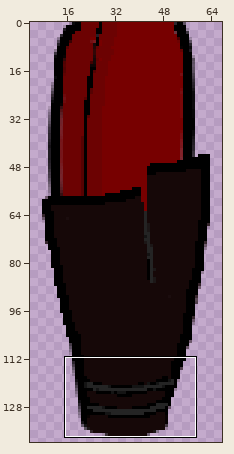
Sprite sheet: Assets/Sprites/chan 1_d1.png. Above: a wide view before the commit, with the close-up outlined.
Close-up. As it was:
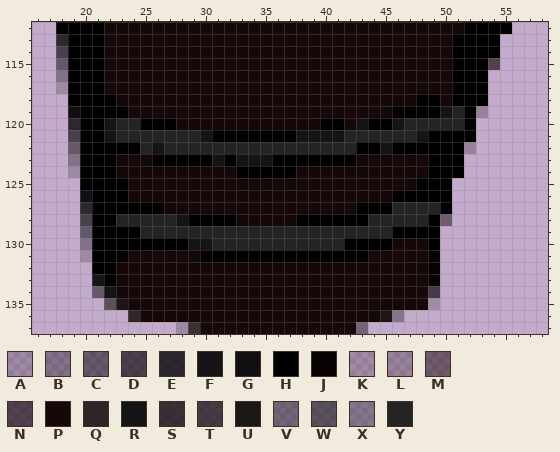
The file is 70x140 pixels. Pixels under 10% opacity are left out. Colours within 5 levels of each other are drawn and written as one. Shown: x 16..58, y 112..137. The wide view leaves out empty margins. The commit also changed other parts of the picture, which this record leaves out.
Palette (. is transparent): A #00000032  B #00000056  C #0000007b  D #0000009f  E #000000c4  F #000000e0  G #000000e8  H #000000  J #080202  K #16080832  L #16080840  M #1608087d  N #160808a5  P #160808  Q #180e0eda  R #141414  S #181212cd  T #1a1414bd  U #1c1717  V #201d1d7f  W #1f1f1fa3  X #24242464  Y #242424
Pixels before, first column x 18:
112 HHHHPPPPPPPPPPPPPPPPPPPPPPPPPPPPPPHHHH
113 EHHHPPPPPPPPPPPPPPPPPPPPPPPPPPPPPHHHH.
114 DHHHPPPPPPPPPPPPPPPPPPPPPPPPPPPPPHHHH.
115 CHHHPPPPPPPPPPPPPPPPPPPPPPPPPPPPPHHHN.
116 BHHHPPPPPPPPPPPPPPPPPPPPPPPPPPPPPHHH..
117 AHHHPPPPPPPPPPPPPPPPPPPPPPPPPPPPPHHH..
118 .HHHHPPPPPPPPPPPPPPPPPPPPPPPPPHHPHHH..
119 .GHHHHPPPPPPPPPPPPPPPPPPPPPPHHHHRYHL..
120 .EHHRYYHHHPPPPPPPPPPPPHHPRHHRYYYYYH...
121 .DHHRYYYYYYYRHHHHHHHRRRRYYYYYYRHHHH...
122 .CHHHHHYRYYYYYYYYYYYYYYYYHHRHHHHHHL...
123 .BHHHPPPHHHHHRHRRRHHHHHHHPPPPPPHHH....
124 .AHHHPPPPPPPPPPHHHHHPPPPPPPPPPPHHH....
125 ..HHHHPPPPPPPPPPPPPPPPPPPPPPPPHHH.....
126 ..GHHHPPPPPPPPPPPPPPPPPPPPPPHHHHH.....
127 ..EHHHHHHPPPPPPPPPPPPPPPPHHHYYYYH.....
128 ..DHHYYYYYRHHHHPPPPPHHHHHHYYYYYHM.....
129 ..CHHHHYYYYYYYYYYYYYYYYYYYYYHHHH......
130 ..BHHHHHHHHRRYYYYYYYYYYYHHHHPPPH......
131 ..AHHJPPPPPPHHHHHHHHHHHHHHPPPPPJ......
132 ...HHPPPPPPPPPPPPPPPPPPPPPPPPPPJ......
133 ...FHPPPPPPPPPPPPPPPPPPPPPPPPPPJ......
134 ...CRPPPPPPPPPPPPPPPPPPPPPPPPPPT......
135 ....WUPPPPPPPPPPPPPPPPPPPPPPPPPK......
136 ......QPPPPPPPPPPPPPPPPPPPPUX.........
137 ..........ASPPPPPPPPPPPPPV............
New version:
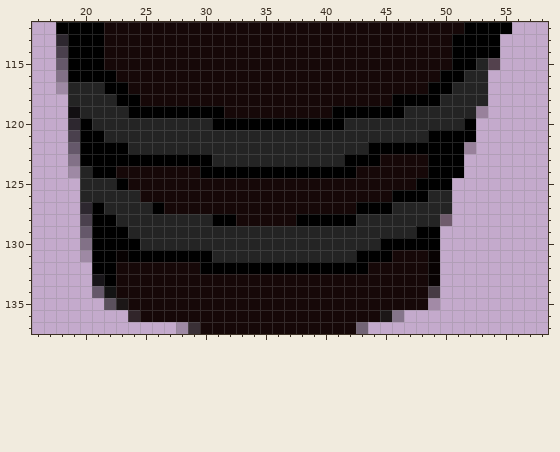
Edits made:
Changed rows in their new state; - is an unchanged pixel.
first column x 19:
115 ----------------------------------Y
116 ---H---------------------------H-YY
117 YYYHH-------------------------HHYYY
118 YYYYHH---------------------HH--YYYY
119 -YYYYHHHHHHHH---------HHHHH-YYYY-Y-
120 --YY--YYYYYYHHHHHHHHH--YYYYY-------
121 ---Y-------YYYYYYYYYYYY------Y-----
122 -----Y-Y----------------Y-H--------
123 ----HHH-----YYYYYYYYYYY-HH---------
124 -Y---------HHH-----HHHHH-----------
125 -YYY-------------------------------
126 -YYYYY------------------------YY---
127 ---YYYY------------------------Y---
128 ---------YYY------------Y-----Y----
129 -----Y---------------------YY------
130 ------YYYYYY-----------YYY-HHH-----
131 -----HHHHHH-YYYYYYYYYYYY-HH--------
132 -----------HHHHHHHHHHHHHH----------
Boxes around the changes in both close-ups, in picture pixels (x1, y1, x2, y2):
changed: (68, 58, 488, 274)
